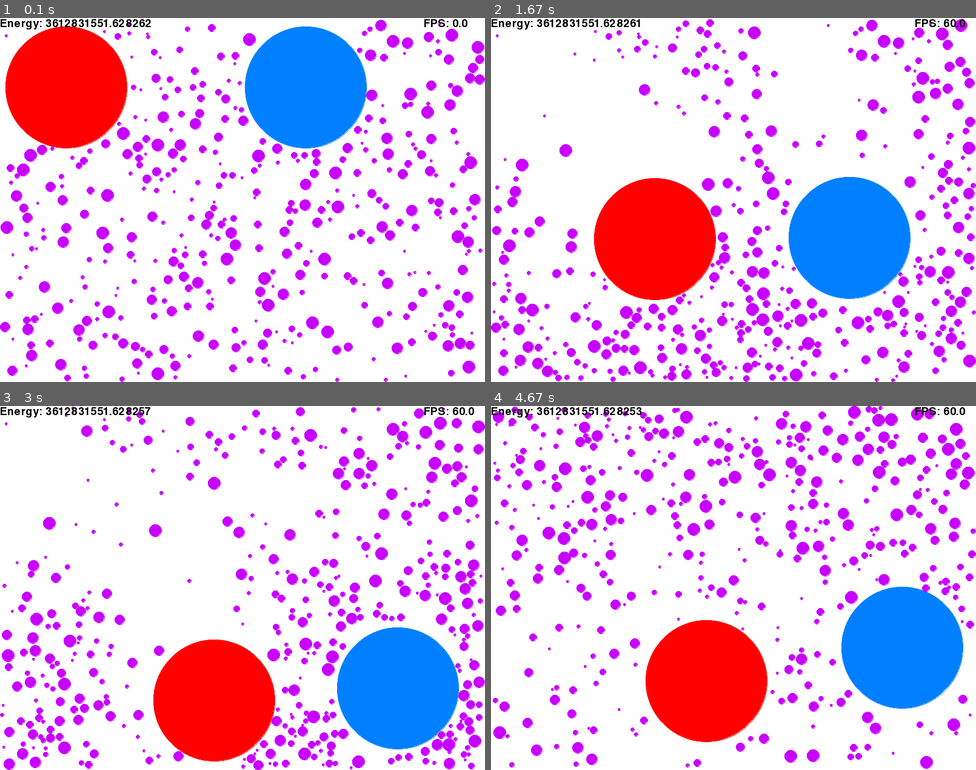
Above: before the commit, frames 1-4 (two rows, left to right).
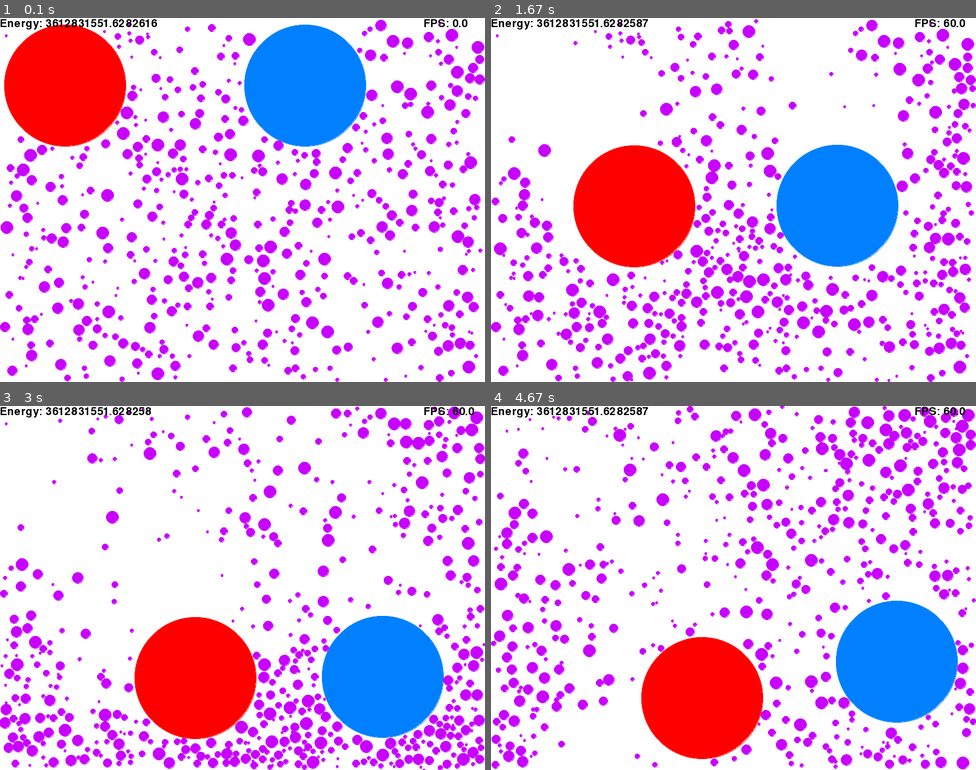
Above: after the commit, the same moments.

Repository: MatKrzykowski/Particles
Game: pygame game, started from Pygame_visualization.py
The game is run twice, just before and just after one commit, with the same random seed, the same clock (stepped at 60 frames per second) and the same inputs.
Inputs:
- Up to frame 1 (0.1 s): no input
- Up to frame 2 (1.67 s): no input
- Up to frame 3 (3 s): no input
- Up to frame 4 (4.67 s): no input

The runs differ from the first frame. In frame 1, 3.8% of the frame differs, in the area x 0-99%, y 0-100%; in frame 2, 29%, in the area x 0-100%, y 0-100%; in frame 3, 26%; in frame 4, 26%.

Commit message:
Minor optimizations

Diff:
--- a/BM_common.py
+++ b/BM_common.py
@@ -14,9 +14,10 @@
 # * Gravity
 # * Statistics for thermodynamics
 
+from collections import defaultdict
+
 # Libraries imports
-import numpy as np  # Import math modules
-
+import numpy as np
 import pygame
 
 # Size of the window
@@ -54,14 +55,15 @@
     # Scalar product appearing in the calculations
     i_pos, i_vel = i.position, i.velocity
     j_pos, j_vel = j.position, j.velocity
-    scalar = np.sum((i_pos - j_pos) * (i_vel - j_vel))
+    pos_diff = i_pos - j_pos
+    scalar = np.sum((pos_diff) * (i_vel - j_vel))
     if scalar < 0.0:  # Check if collision didn't already happen
         # Calculation of constant appearing in the calculations
         A = 2 * scalar / (i.mass + j.mass) / dist**2
         # Change in the velocity vectors for i and j
         i.velocity, j.velocity = \
-            i_vel - j.mass * A * (i_pos - j_pos), \
-            j_vel - i.mass * A * (j_pos - i_pos)
+            i_vel - j.mass * A * pos_diff, \
+            j_vel - i.mass * A * -pos_diff
 
 
 ##########################################################################
@@ -76,7 +78,7 @@
         self.n = n
         self.n_big = n_big
         self.dt = dt
-        self.g = 0 # TODO: Account for gravity in energy calculation
+        self.g = 0  # TODO: Account for gravity in energy calculation
 
         self.subgid_size = 100
 
@@ -141,17 +143,14 @@
         for item in self.items:
             item.increment(self.dt)  # Integrate position using velocity
 
-        subgrid = {}
-        for i in range(self.n_grid_x):
-            for j in range(self.n_grid_y):
-                subgrid[(i, j)] = []
+        subgrid = defaultdict(list)
 
         for item in self.items:
             r = item.radius
             x = 1 / self.subgid_size
-            min_x = max(0,             int((item.position[0] - r) * x))
+            min_x = max(0, int((item.position[0] - r) * x))
             max_x = min(self.n_grid_x, int((item.position[0] + r) * x) + 1)
-            min_y = max(0,             int((item.position[1] - r) * x))
+            min_y = max(0, int((item.position[1] - r) * x))
             max_y = min(self.n_grid_y, int((item.position[1] + r) * x) + 1)
             for i in range(min_x, max_x):
                 for j in range(min_y, max_y):
@@ -166,15 +165,12 @@
             item.reflect()  # Reflect particle from walls
 
     def calc_collisions_subgrid(self, subgrid):
-        if not subgrid:
-            return None
         # Prepare distance array
-        n = len(subgrid)
         dist_arr = np.array([i.position for i in subgrid])
         # 2D array of distance vectors
-        x_arr = dist_arr[:,0]
+        x_arr = dist_arr[:, 0]
         x_arr = np.subtract.outer(x_arr, x_arr)
-        y_arr = dist_arr[:,1]
+        y_arr = dist_arr[:, 1]
         y_arr = np.subtract.outer(y_arr, y_arr)
         dist_arr = np.hypot(x_arr, y_arr)
 
@@ -250,7 +246,6 @@
         """Return position tuple cast onto integers."""
         return (int(self.position[0]), int(self.position[1]))
 
-
     def draw_particle(self, screen):
         pygame.draw.circle(screen, self.color, self.intpos, self.radius)
         pygame.gfxdraw.aacircle(screen, *self.intpos, self.radius, self.color)
--- a/Pygame_visualization.py
+++ b/Pygame_visualization.py
@@ -11,16 +11,16 @@
 # Size of the window
 WIDTH, HEIGHT = 800, 600
 
+
 def draw_energy(screen, objs, font):
-    text_render = font.render("Energy: " + str(objs.total_energy), True,
-                                 BLACK)
+    text_render = font.render("Energy: " + str(objs.total_energy), True, BLACK)
     textRectObj.topleft = (0, 0)
     screen.blit(text_render, textRectObj)
 
 
 def draw_FPS(screen, font):
-    text_render = font.render("FPS: " + str(round(fpsClock.get_fps(), 1)),
-                                 True, BLACK)
+    text_render = font.render("FPS: " + str(round(fpsClock.get_fps(), 1)), True,
+                              BLACK)
     textRectObj.topright = (699, 0)
     screen.blit(text_render, textRectObj)
 
@@ -29,7 +29,7 @@
     pygame.init()  # Initialize pygame
 
     FPS = 60  # Frames per second
-    N = 5  # Number of evolution steps per frame
+    N = 4  # Number of evolution steps per frame
     fpsClock = pygame.time.Clock()  # Clock initialization
 
     FONTSIZE = 18
@@ -39,7 +39,7 @@
     pygame.display.set_caption('Brownian motion')
 
     # Generate list of particles
-    particles = Particles(2, 10, 2, 400, 0.002)
+    particles = Particles(2, 10, 2, 500, 0.002)
 
     # Prepare print of the text
     fontObj = pygame.font.Font('freesansbold.ttf', FONTSIZE)
